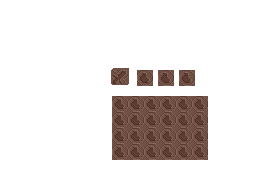
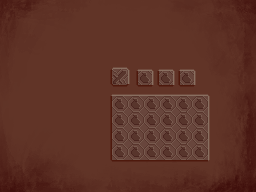
Comparing the layer stacks of the two 256px x 192px images. Changes:
showed group "over" (2 layers) over (0, 0, 256, 192)
showed "grid" over (0, 0, 256, 192)
